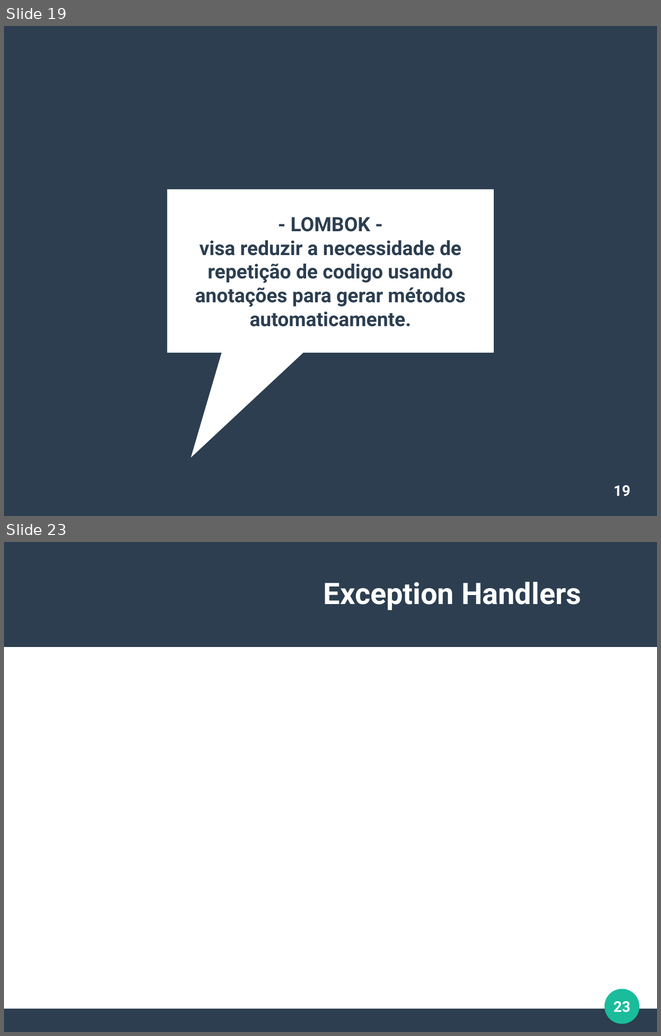
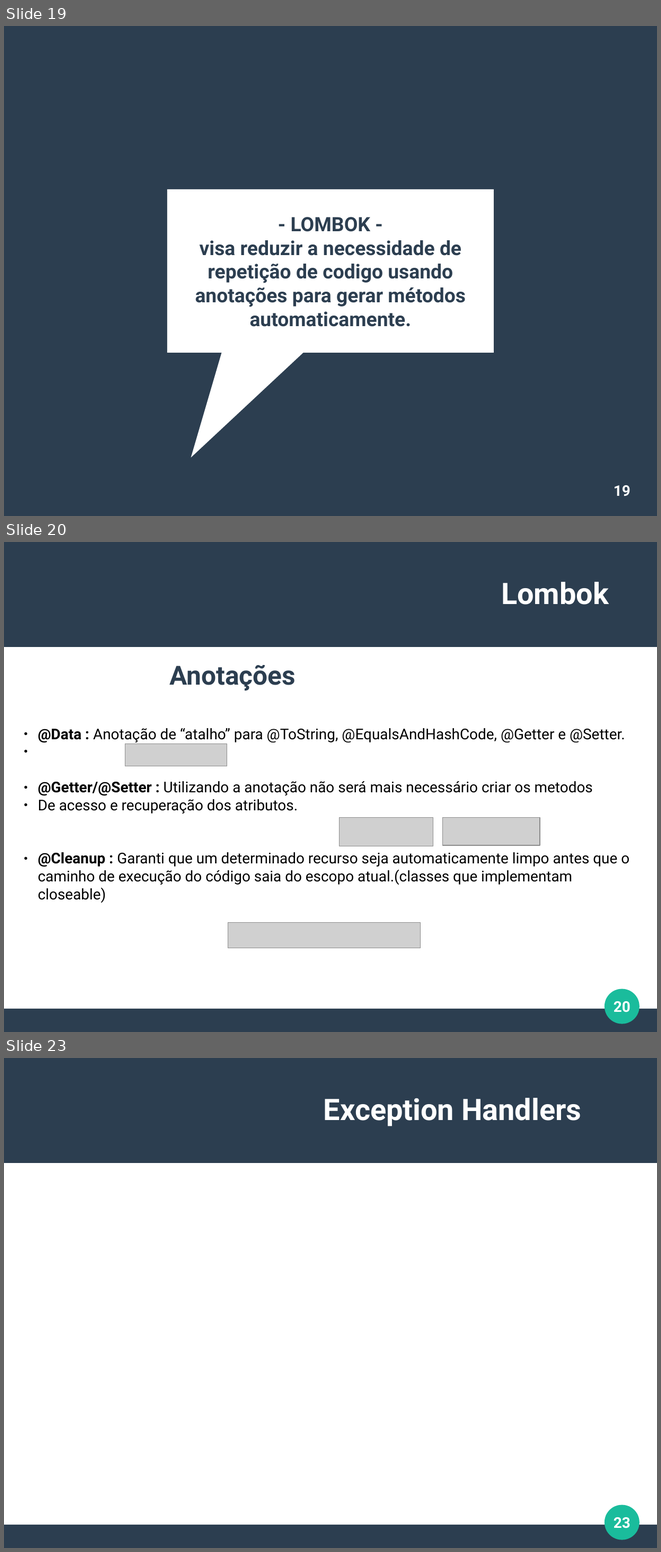
Before and after one commit to viniciusFortti/test, a slide deck: Apresentação/QuartaApresentacaoSpring.odp. Shown one above the other, each under a label of ours: slides 19 and 23 before the commit, slides 19, 20 and 23 after it; the slides between them are not shown. The pictures are 661x1036 and 661x1552 pixels, drawn with LibreOffice and Linux fonts; fonts in the diff are those of the drawing; grey boxes stand for pictures. Boxes give left, top, right and bottom in pixels: in the first picture for what was removed or moved away, otherwise in the second. Text is boxed around its words. In the diff, an @@ line names an element or a change of style, - is before the commit and + after.

```diff
--- a/Apresentação/QuartaApresentacaoSpring.odp
+++ b/Apresentação/QuartaApresentacaoSpring.odp
@@ slide 20 added at [4,542,657,1032], background #FFFFFF; not listed: 3 template elements that a slide beside it also shows @@
@@ title added at [501,582,609,605], 36 pt, text #FFFFFF, bold @@
+Lombok
@@ text added at [169,665,296,691], 32 pt, text #2C3E50, bold @@
+Anotações
@@ text added at [38,728,629,902], 18 pt, text #000000 @@
+● @Data : Anotação de “atalho” para @ToString, @EqualsAndHashCode, @Getter e @Setter.
+● @Getter/@Setter : Utilizando a anotação não será mais necessário criar os metodos
+● De acesso e recuperação dos atributos.
+● @Cleanup : Garanti que um determinado recurso seja automaticamente limpo antes que o caminho de execução do código saia do escopo atual.(classes que implementam closeable)
@@ picture added at [125,743,227,765] @@
@@ picture added at [339,818,433,847] @@
@@ picture added at [442,818,540,845] @@
@@ picture added at [228,923,421,948] @@
@@ page number added at [614,1001,630,1012], 18 pt, text #FFFFFF, bold @@
+20
```
Also in this commit, not shown: 2 other slides added, 2 slides removed, 32 other files.
